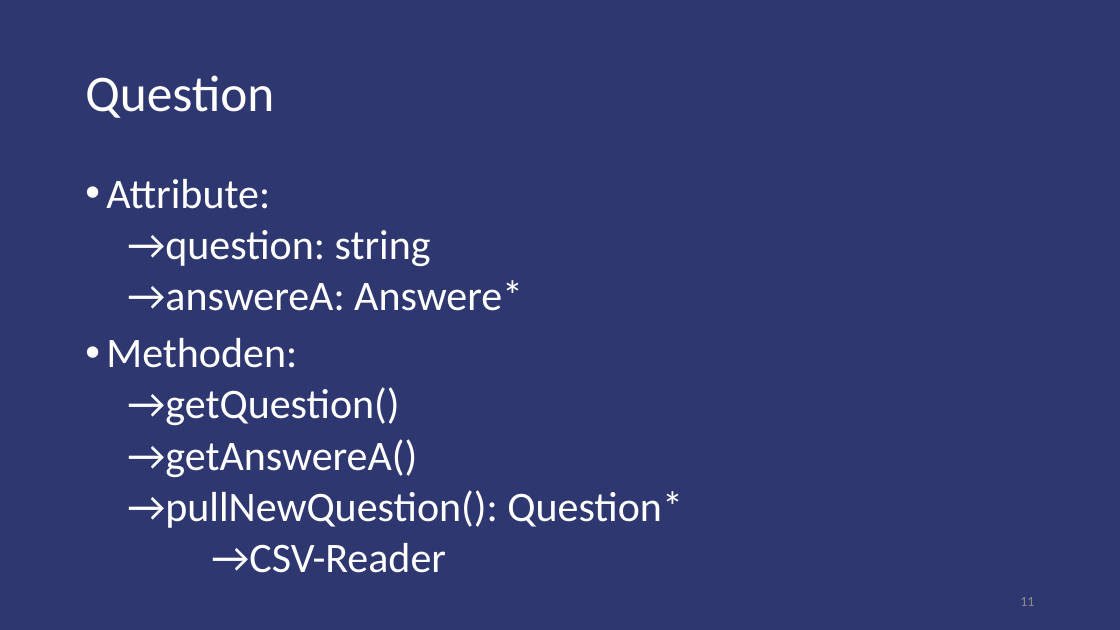
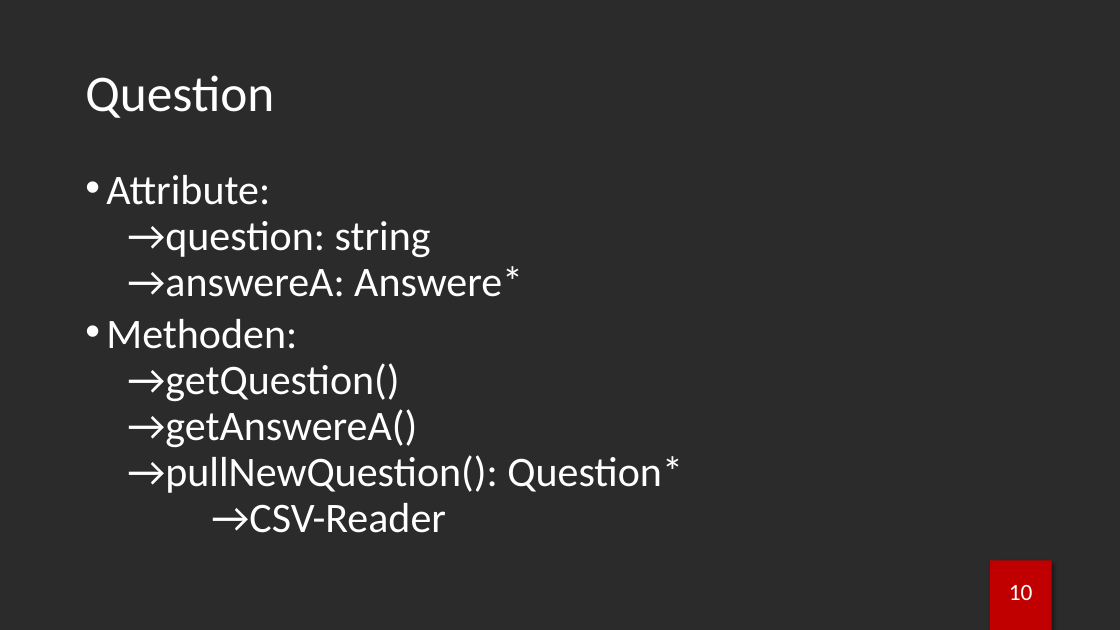
Before and after one commit to brodermar/wwm, a slide deck: slide 11 of documentation/wwmp.pptx. Drawn at 1120x630 pixels with LibreOffice and Linux fonts; fonts in the diff are those of the drawing; background and template pictures are left out; a plain dark background stands for a picture behind light text. Boxes give left, top, right and bottom in pixels: in the first picture for what was removed or moved away, otherwise in the second. Text is boxed around its words. In the diff, an @@ line names an element or a change of style, - is before the commit and + after.

Commit message:
presentation design changed

```diff
--- a/documentation/wwmp.pptx
+++ b/documentation/wwmp.pptx
@@ background #2F3771 to picture (left out) @@
@@ text "Attribute:" at (106,175,683,533): line spacing 0.9 to 0.8 @@
@@ rectangle added at (991,560,1052,630), fill #C00000 @@
@@ page number added at (1009,585,1033,600), 20 pt, text #FFFFFF @@
+10
@@ page number removed at (1020,597,1034,606) @@
-11
```
Also in this commit, not shown: 14 other slides changed, 5 slides added, 8 slides removed, 1 other file.
